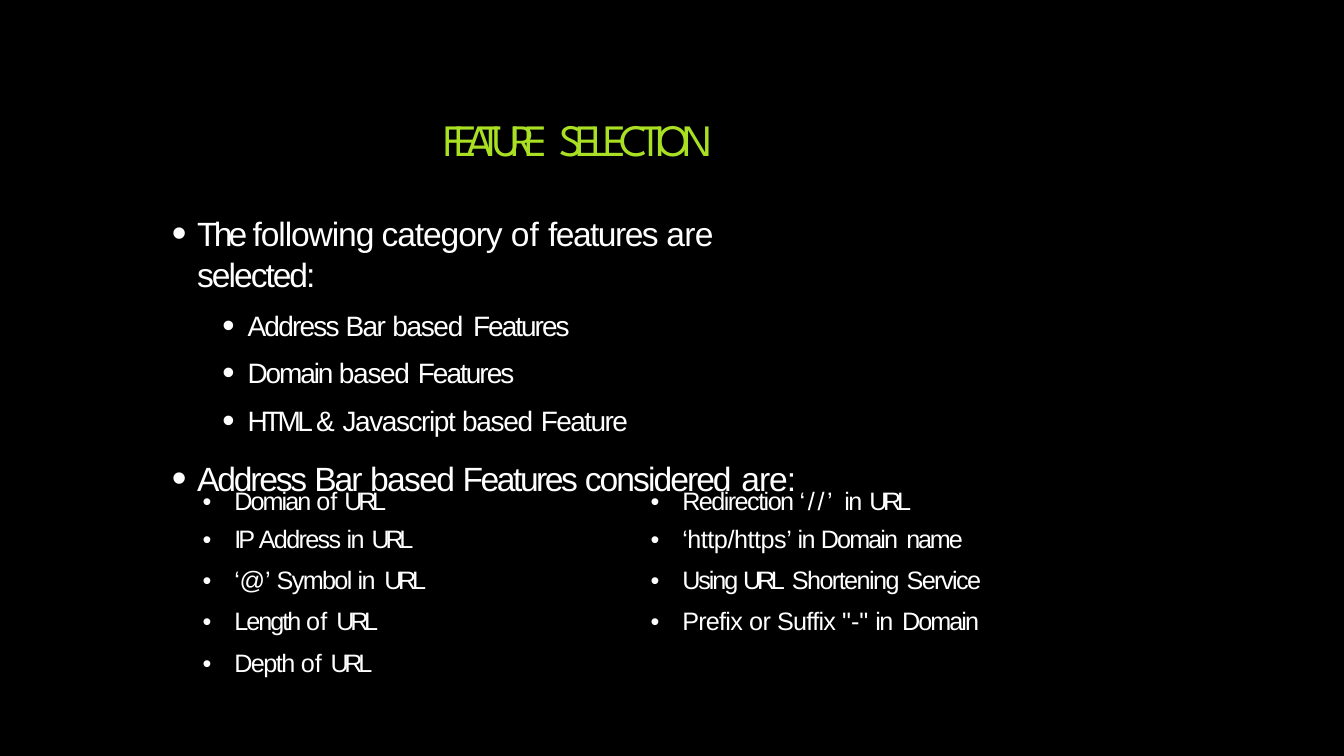
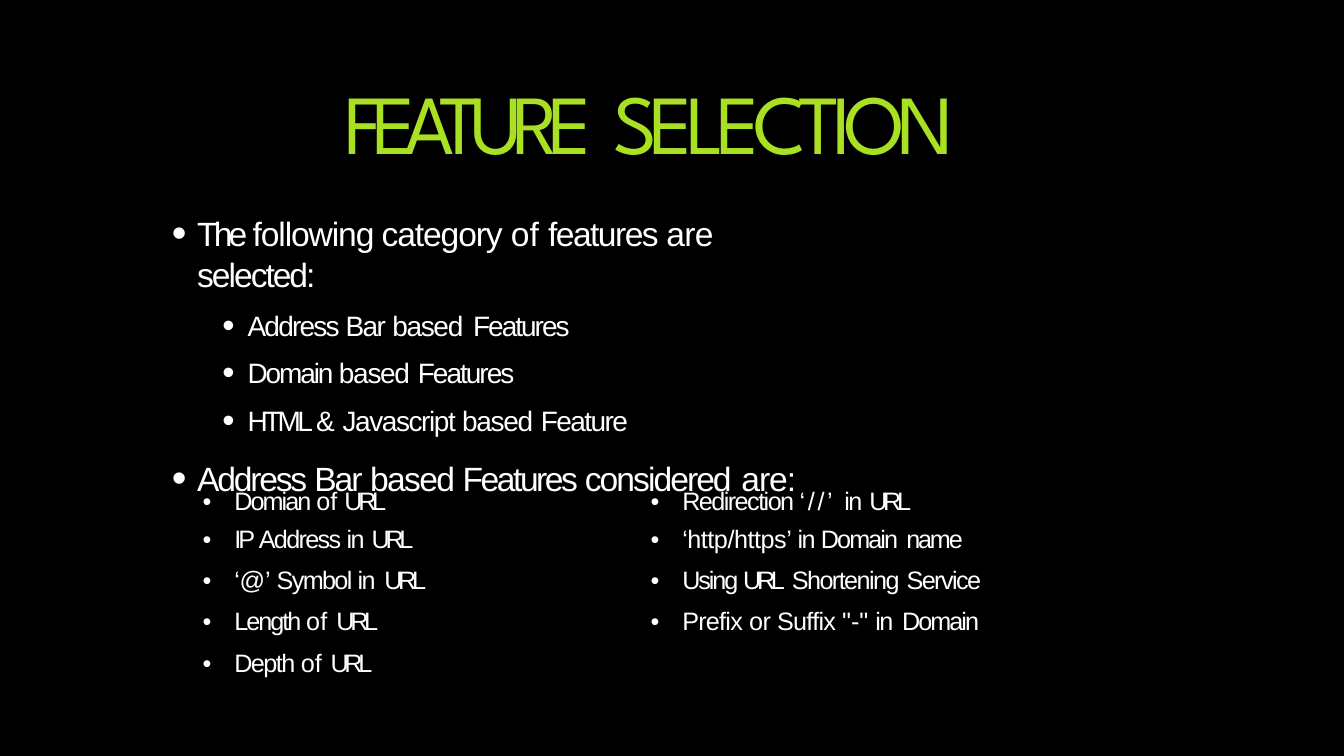
Before and after one commit to OvaizAli/Phishing-Website-Detection-by-Machine-Learning-Techniques, a slide deck: slide 6 of Phishing Website Detection by Machine Learning Techniques.pptx. Drawn at 1344x756 pixels with LibreOffice and Linux fonts; fonts in the diff are those of the drawing; background and template pictures are left out. Boxes give left, top, right and bottom in pixels: in the first picture for what was removed or moved away, otherwise in the second. Text is boxed around its words. In the diff, an @@ line names an element or a change of style, - is before the commit and + after.

```diff
--- a/Phishing Website Detection by Machine Learning Techniques.pptx
+++ b/Phishing Website Detection by Machine Learning Techniques.pptx
@@ title "FEATURE SELECTION": place and size @@
-title "FEATURE SELECTION" at bbox=[444, 126, 712, 157]
+title "FEATURE SELECTION" at bbox=[345, 97, 953, 155]
@@ title "FEATURE SELECTION" at bbox=[345, 97, 953, 155]: size 32 to 60 pt @@
```
Also in this commit, not shown: 11 other slides changed.
